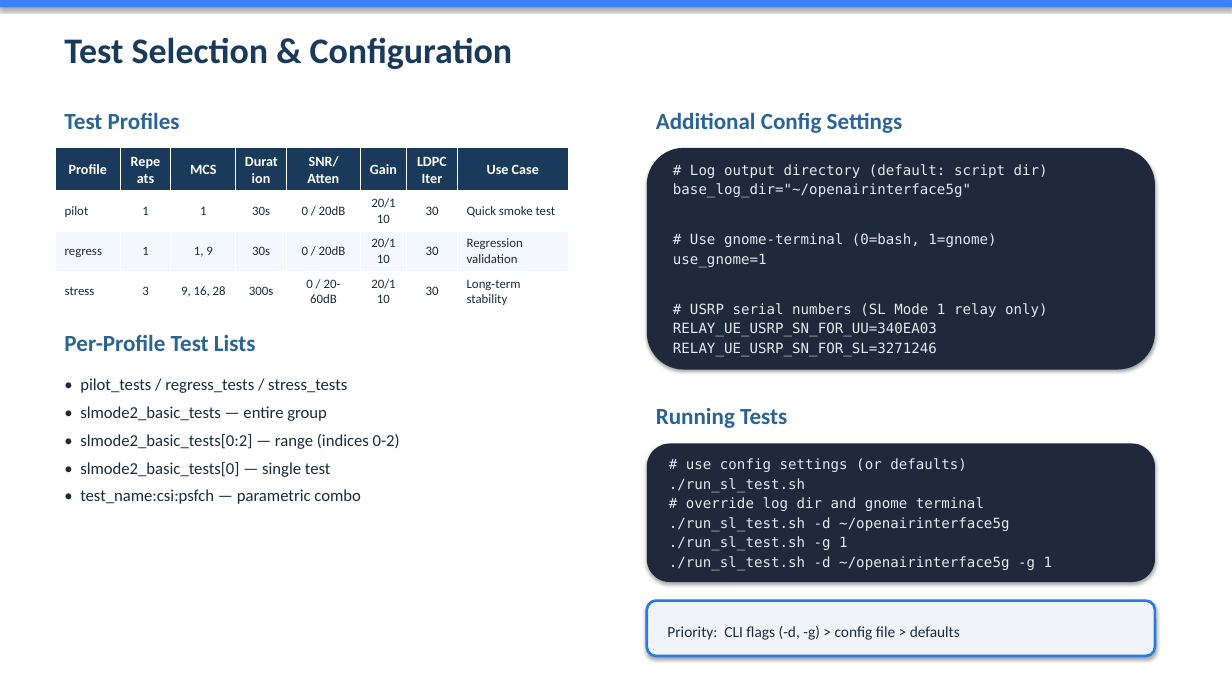
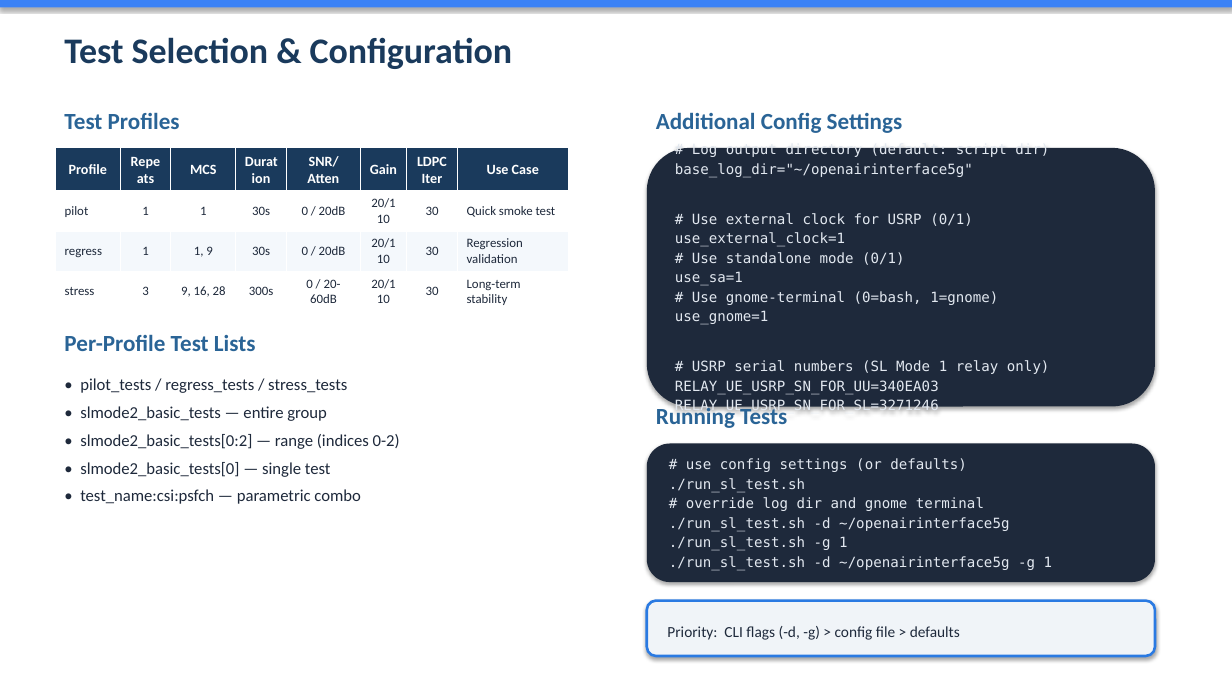
Before and after one commit to davidkimmy/openairinterface5g, a slide deck: slide 5 of doc/episys/test_script/overview_sl_test.pptx. Drawn at 1232x693 pixels with LibreOffice and Linux fonts; fonts in the diff are those of the drawing. Boxes give left, top, right and bottom in pixels: in the first picture for what was removed or moved away, otherwise in the second. Text is boxed around its words. In the diff, an @@ line names an element or a change of style, - is before the commit and + after.

Commit message:
Added clock source flag in USRP command line arguments.

```diff
--- a/doc/episys/test_script/overview_sl_test.pptx
+++ b/doc/episys/test_script/overview_sl_test.pptx
@@ rounded rectangle "# Log output directory (default: ...": place and size @@
-rounded rectangle "# Log output directory (default: ..." at box(647, 148, 1155, 370)
+rounded rectangle "# Log output directory (default: ..." at box(647, 148, 1155, 407)
@@ text in rounded rectangle at box(675, 213, 973, 286): paragraphs added @@
+# Use external clock for USRP (0/1)
+use_external_clock=1
+# Use standalone mode (0/1)
+use_sa=1
```
Also in this commit, not shown: 4 other files.
